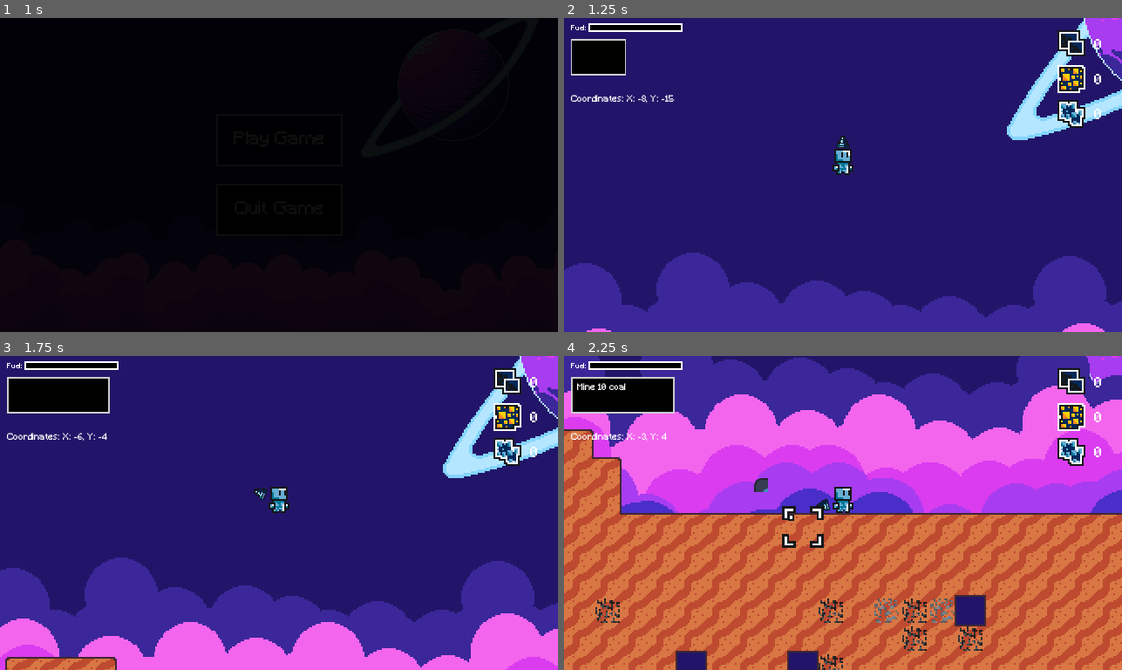
Above: before the commit, frames 1-4 (two rows, left to right).
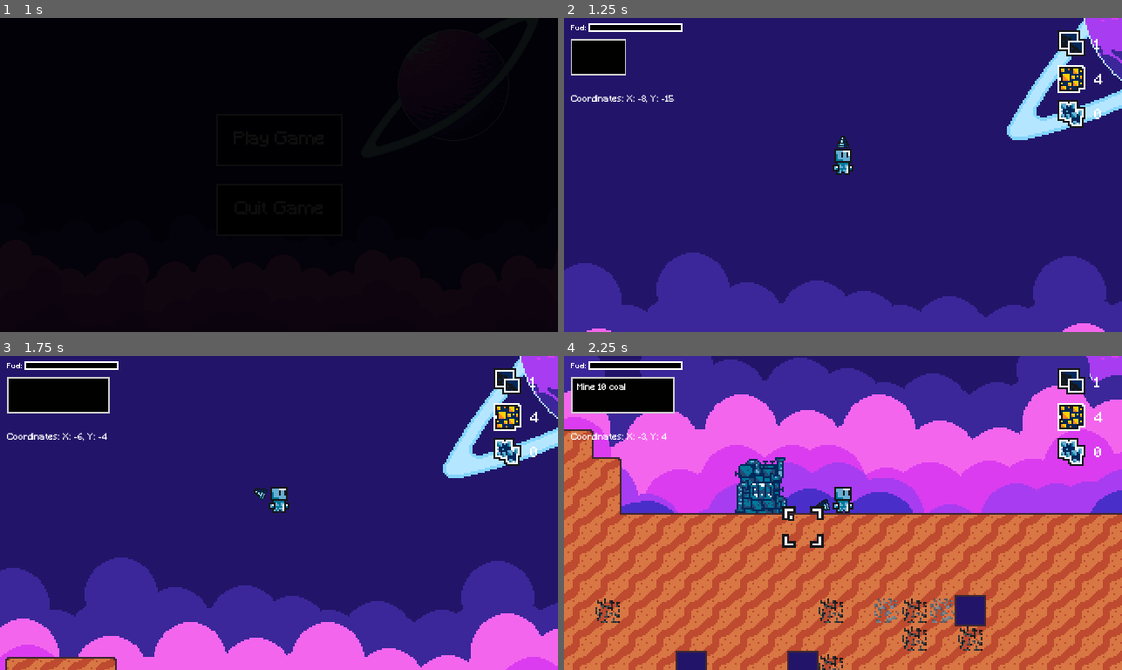
Above: after the commit, the same moments.

Repository: Renan-G-projec/A-Journey-Of-A-Robot
Game: Godot game, scene res://scenes/ui/menu.tscn
The game is run twice, just before and just after one commit, with the same random seed, the same clock (stepped at 60 frames per second) and the same inputs. The engine's default icon, where the game draws it, is replaced by a stand-in: a white triangle on a blue panel in a dark square.
Inputs (mouse positions are in pixels of both pictures, inside the frame that each line leads up to):
- Up to frame 1 (1 s): click "Play Game" at 0.5 s
- Up to frame 2 (1.25 s): no input
- Up to frame 3 (1.75 s): tap Enter at 1.25 s; move the mouse to (33, 393) at 1.27 s; hold D (GoRight) from 1.28 s (still down); tap E (Interact) at 1.35 s; click (33, 393) at 1.42 s; tap Up at 1.52 s
- Up to frame 4 (2.25 s): keep holding D (GoRight); move the mouse to (731, 528) at 2.02 s; click (731, 528) at 2.1 s

Frame 1 is identical in both runs. In frame 2, less than 0.1% of the frame differs, in the area x 95-97%, y 6-22%; in frame 3, less than 0.1%; in frame 4, 1.4%, in the area x 30-97%, y 6-50%.

Commit message:
feat: Added smelting machine sprites. AMDG

Diff:
--- a/resources/inventories/player_inventory.tres
+++ b/resources/inventories/player_inventory.tres
@@ -9,8 +9,8 @@
 [resource]
 script = ExtResource("2_1njko")
 data = Dictionary[ExtResource("1_uptie"), int]({
-ExtResource("3_hfe8y"): 0,
-ExtResource("2_85a8j"): 0,
+ExtResource("3_hfe8y"): 1,
+ExtResource("2_85a8j"): 4,
 ExtResource("4_k12gj"): 0
 })
 metadata/_custom_type_script = "uid://crbcquplyyvye"
--- a/resources/machines/copper_smelter.tres
+++ b/resources/machines/copper_smelter.tres
@@ -5,7 +5,8 @@
 [ext_resource type="Resource" uid="uid://e21t8ysctxhb" path="res://resources/items/copper_ore.tres" id="2_ckyxg"]
 [ext_resource type="Resource" uid="uid://bko8wv0d2j44d" path="res://resources/items/coal_ore.tres" id="3_8t866"]
 [ext_resource type="Script" uid="uid://crbcquplyyvye" path="res://scripts/resources/inventory.gd" id="4_0paef"]
-[ext_resource type="Texture2D" uid="uid://desc4bbpn04mk" path="res://icon.svg" id="6_ckyxg"]
+[ext_resource type="Resource" uid="uid://dofq3p1g0fv5w" path="res://resources/items/copper_bar.tres" id="5_tdu5v"]
+[ext_resource type="Texture2D" uid="uid://bjy0pb47iglds" path="res://assets/sprites/basicSmelter.png" id="6_r3l54"]
 
 [sub_resource type="Resource" id="Resource_1071v"]
 script = ExtResource("4_0paef")
@@ -17,25 +18,80 @@
 
 [sub_resource type="Resource" id="Resource_1wx8c"]
 script = ExtResource("4_0paef")
+data = Dictionary[ExtResource("1_r6ffr"), int]({
+ExtResource("5_tdu5v"): 1
+})
 metadata/_custom_type_script = "uid://crbcquplyyvye"
 
-[sub_resource type="AtlasTexture" id="AtlasTexture_r3l54"]
-atlas = ExtResource("6_ckyxg")
+[sub_resource type="AtlasTexture" id="AtlasTexture_16yxu"]
+atlas = ExtResource("6_r3l54")
 region = Rect2(0, 0, 32, 32)
 
-[sub_resource type="AtlasTexture" id="AtlasTexture_tdu5v"]
-atlas = ExtResource("6_ckyxg")
+[sub_resource type="AtlasTexture" id="AtlasTexture_wcua3"]
+atlas = ExtResource("6_r3l54")
+region = Rect2(96, 96, 32, 32)
+
+[sub_resource type="AtlasTexture" id="AtlasTexture_8jjnr"]
+atlas = ExtResource("6_r3l54")
 region = Rect2(32, 0, 32, 32)
 
-[sub_resource type="AtlasTexture" id="AtlasTexture_p156m"]
-atlas = ExtResource("6_ckyxg")
+[sub_resource type="AtlasTexture" id="AtlasTexture_hqevt"]
+atlas = ExtResource("6_r3l54")
+region = Rect2(64, 0, 32, 32)
+
+[sub_resource type="AtlasTexture" id="AtlasTexture_suq68"]
+atlas = ExtResource("6_r3l54")
+region = Rect2(96, 0, 32, 32)
+
+[sub_resource type="AtlasTexture" id="AtlasTexture_kts8q"]
+atlas = ExtResource("6_r3l54")
+region = Rect2(0, 32, 32, 32)
+
+[sub_resource type="AtlasTexture" id="AtlasTexture_j6ra2"]
+atlas = ExtResource("6_r3l54")
 region = Rect2(32, 32, 32, 32)
+
+[sub_resource type="AtlasTexture" id="AtlasTexture_35ie4"]
+atlas = ExtResource("6_r3l54")
+region = Rect2(64, 32, 32, 32)
+
+[sub_resource type="AtlasTexture" id="AtlasTexture_4n5m2"]
+atlas = ExtResource("6_r3l54")
+region = Rect2(96, 32, 32, 32)
+
+[sub_resource type="AtlasTexture" id="AtlasTexture_axjdp"]
+atlas = ExtResource("6_r3l54")
+region = Rect2(0, 64, 32, 32)
+
+[sub_resource type="AtlasTexture" id="AtlasTexture_2lbtv"]
+atlas = ExtResource("6_r3l54")
+region = Rect2(32, 64, 32, 32)
+
+[sub_resource type="AtlasTexture" id="AtlasTexture_sydv2"]
+atlas = ExtResource("6_r3l54")
+region = Rect2(64, 64, 32, 32)
+
+[sub_resource type="AtlasTexture" id="AtlasTexture_eaank"]
+atlas = ExtResource("6_r3l54")
+region = Rect2(96, 64, 32, 32)
+
+[sub_resource type="AtlasTexture" id="AtlasTexture_aadvy"]
+atlas = ExtResource("6_r3l54")
+region = Rect2(0, 96, 32, 32)
+
+[sub_resource type="AtlasTexture" id="AtlasTexture_opp5i"]
+atlas = ExtResource("6_r3l54")
+region = Rect2(32, 96, 32, 32)
+
+[sub_resource type="AtlasTexture" id="AtlasTexture_q5axb"]
+atlas = ExtResource("6_r3l54")
+region = Rect2(64, 96, 32, 32)
 
 [sub_resource type="SpriteFrames" id="SpriteFrames_go3l1"]
 animations = [{
 "frames": [{
 "duration": 1.0,
-"texture": SubResource("AtlasTexture_r3l54")
+"texture": SubResource("AtlasTexture_16yxu")
 }],
 "loop": 1,
 "name": &"free",
@@ -43,7 +99,7 @@
 }, {
 "frames": [{
 "duration": 1.0,
-"texture": SubResource("AtlasTexture_tdu5v")
+"texture": SubResource("AtlasTexture_wcua3")
 }],
 "loop": 1,
 "name": &"full",
@@ -51,7 +107,46 @@
 }, {
 "frames": [{
 "duration": 1.0,
-"texture": SubResource("AtlasTexture_p156m")
+"texture": SubResource("AtlasTexture_8jjnr")
+}, {
+"duration": 1.0,
+"texture": SubResource("AtlasTexture_hqevt")
+}, {
+"duration": 1.0,
+"texture": SubResource("AtlasTexture_suq68")
+}, {
+"duration": 1.0,
+"texture": SubResource("AtlasTexture_kts8q")
+}, {
+"duration": 1.0,
+"texture": SubResource("AtlasTexture_j6ra2")
+}, {
+"duration": 1.0,
+"texture": SubResource("AtlasTexture_35ie4")
+}, {
+"duration": 1.0,
+"texture": SubResource("AtlasTexture_4n5m2")
+}, {
+"duration": 1.0,
+"texture": SubResource("AtlasTexture_axjdp")
+}, {
+"duration": 1.0,
+"texture": SubResource("AtlasTexture_2lbtv")
+}, {
+"duration": 1.0,
+"texture": SubResource("AtlasTexture_sydv2")
+}, {
+"duration": 1.0,
+"texture": SubResource("AtlasTexture_eaank")
+}, {
+"duration": 1.0,
+"texture": SubResource("AtlasTexture_aadvy")
+}, {
+"duration": 1.0,
+"texture": SubResource("AtlasTexture_opp5i")
+}, {
+"duration": 1.0,
+"texture": SubResource("AtlasTexture_q5axb")
 }],
 "loop": 1,
 "name": &"processing",
--- a/scenes/game/machine.tscn
+++ b/scenes/game/machine.tscn
@@ -2,25 +2,77 @@
 
 [ext_resource type="Script" uid="uid://nb8iqeox5fd2" path="res://scripts/game/machine_scene.gd" id="1_go3l1"]
 [ext_resource type="Resource" uid="uid://budo64b5w2sg5" path="res://resources/machines/copper_smelter.tres" id="2_16yxu"]
-[ext_resource type="Texture2D" uid="uid://desc4bbpn04mk" path="res://icon.svg" id="3_go3l1"]
+[ext_resource type="Texture2D" uid="uid://bjy0pb47iglds" path="res://assets/sprites/basicSmelter.png" id="3_go3l1"]
 
-[sub_resource type="AtlasTexture" id="AtlasTexture_r3l54"]
+[sub_resource type="AtlasTexture" id="AtlasTexture_16yxu"]
 atlas = ExtResource("3_go3l1")
 region = Rect2(0, 0, 32, 32)
 
-[sub_resource type="AtlasTexture" id="AtlasTexture_tdu5v"]
+[sub_resource type="AtlasTexture" id="AtlasTexture_wcua3"]
+atlas = ExtResource("3_go3l1")
+region = Rect2(96, 96, 32, 32)
+
+[sub_resource type="AtlasTexture" id="AtlasTexture_8jjnr"]
 atlas = ExtResource("3_go3l1")
 region = Rect2(32, 0, 32, 32)
 
-[sub_resource type="AtlasTexture" id="AtlasTexture_p156m"]
+[sub_resource type="AtlasTexture" id="AtlasTexture_hqevt"]
+atlas = ExtResource("3_go3l1")
+region = Rect2(64, 0, 32, 32)
+
+[sub_resource type="AtlasTexture" id="AtlasTexture_suq68"]
+atlas = ExtResource("3_go3l1")
+region = Rect2(96, 0, 32, 32)
+
+[sub_resource type="AtlasTexture" id="AtlasTexture_kts8q"]
+atlas = ExtResource("3_go3l1")
+region = Rect2(0, 32, 32, 32)
+
+[sub_resource type="AtlasTexture" id="AtlasTexture_j6ra2"]
 atlas = ExtResource("3_go3l1")
 region = Rect2(32, 32, 32, 32)
+
+[sub_resource type="AtlasTexture" id="AtlasTexture_35ie4"]
+atlas = ExtResource("3_go3l1")
+region = Rect2(64, 32, 32, 32)
+
+[sub_resource type="AtlasTexture" id="AtlasTexture_4n5m2"]
+atlas = ExtResource("3_go3l1")
+region = Rect2(96, 32, 32, 32)
+
+[sub_resource type="AtlasTexture" id="AtlasTexture_axjdp"]
+atlas = ExtResource("3_go3l1")
+region = Rect2(0, 64, 32, 32)
+
+[sub_resource type="AtlasTexture" id="AtlasTexture_2lbtv"]
+atlas = ExtResource("3_go3l1")
+region = Rect2(32, 64, 32, 32)
+
+[sub_resource type="AtlasTexture" id="AtlasTexture_sydv2"]
+atlas = ExtResource("3_go3l1")
+region = Rect2(64, 64, 32, 32)
+
+[sub_resource type="AtlasTexture" id="AtlasTexture_eaank"]
+atlas = ExtResource("3_go3l1")
+region = Rect2(96, 64, 32, 32)
+
+[sub_resource type="AtlasTexture" id="AtlasTexture_aadvy"]
+atlas = ExtResource("3_go3l1")
+region = Rect2(0, 96, 32, 32)
+
+[sub_resource type="AtlasTexture" id="AtlasTexture_opp5i"]
+atlas = ExtResource("3_go3l1")
+region = Rect2(32, 96, 32, 32)
+
+[sub_resource type="AtlasTexture" id="AtlasTexture_q5axb"]
+atlas = ExtResource("3_go3l1")
+region = Rect2(64, 96, 32, 32)
 
 [sub_resource type="SpriteFrames" id="SpriteFrames_go3l1"]
 animations = [{
 "frames": [{
 "duration": 1.0,
-"texture": SubResource("AtlasTexture_r3l54")
+"texture": SubResource("AtlasTexture_16yxu")
 }],
 "loop": 1,
 "name": &"free",
@@ -28,7 +80,7 @@
 }, {
 "frames": [{
 "duration": 1.0,
-"texture": SubResource("AtlasTexture_tdu5v")
+"texture": SubResource("AtlasTexture_wcua3")
 }],
 "loop": 1,
 "name": &"full",
@@ -36,7 +88,46 @@
 }, {
 "frames": [{
 "duration": 1.0,
-"texture": SubResource("AtlasTexture_p156m")
+"texture": SubResource("AtlasTexture_8jjnr")
+}, {
+"duration": 1.0,
+"texture": SubResource("AtlasTexture_hqevt")
+}, {
+"duration": 1.0,
+"texture": SubResource("AtlasTexture_suq68")
+}, {
+"duration": 1.0,
+"texture": SubResource("AtlasTexture_kts8q")
+}, {
+"duration": 1.0,
+"texture": SubResource("AtlasTexture_j6ra2")
+}, {
+"duration": 1.0,
+"texture": SubResource("AtlasTexture_35ie4")
+}, {
+"duration": 1.0,
+"texture": SubResource("AtlasTexture_4n5m2")
+}, {
+"duration": 1.0,
+"texture": SubResource("AtlasTexture_axjdp")
+}, {
+"duration": 1.0,
+"texture": SubResource("AtlasTexture_2lbtv")
+}, {
+"duration": 1.0,
+"texture": SubResource("AtlasTexture_sydv2")
+}, {
+"duration": 1.0,
+"texture": SubResource("AtlasTexture_eaank")
+}, {
+"duration": 1.0,
+"texture": SubResource("AtlasTexture_aadvy")
+}, {
+"duration": 1.0,
+"texture": SubResource("AtlasTexture_opp5i")
+}, {
+"duration": 1.0,
+"texture": SubResource("AtlasTexture_q5axb")
 }],
 "loop": 1,
 "name": &"processing",
@@ -51,7 +142,6 @@
 data = ExtResource("2_16yxu")
 
 [node name="AnimatedSprite2D" type="AnimatedSprite2D" parent="." unique_id=1708262700]
-scale = Vector2(0.24999999, 0.24999999)
 sprite_frames = SubResource("SpriteFrames_go3l1")
 animation = &"free"
 
--- a/scripts/game/machine_scene.gd
+++ b/scripts/game/machine_scene.gd
@@ -69,7 +69,6 @@
 func put_output_resources() -> void:
 	if !out_inv || state != MachineState.FULL: return
 	set_state(MachineState.FREE)
-
 	out_inv.add_items(data.output)
 
 func update_input() -> void:
Binary file added: assets/sprites/basicSmelter.png
Not shown, added: assets/sprites/basicSmelter.png.import
